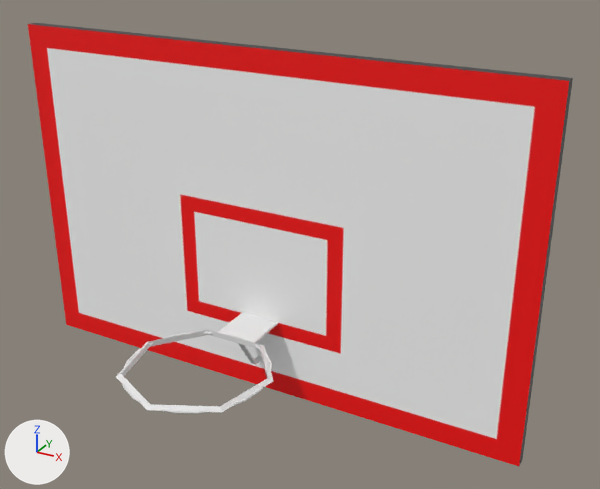
Before and after pictures for a commit that changed the Blender file Resources/Hoop/basketball.blend.
Camera for both pictures: a 50 mm camera at (2.73, -4.38, 2.82) aimed at (0.47, -0.28, 0.77). Arrows for +X, +Y and +Z are at lower left; the lights stay in place.

The first picture shows 'Hoop', 'HoopCollider', 'Rim'.
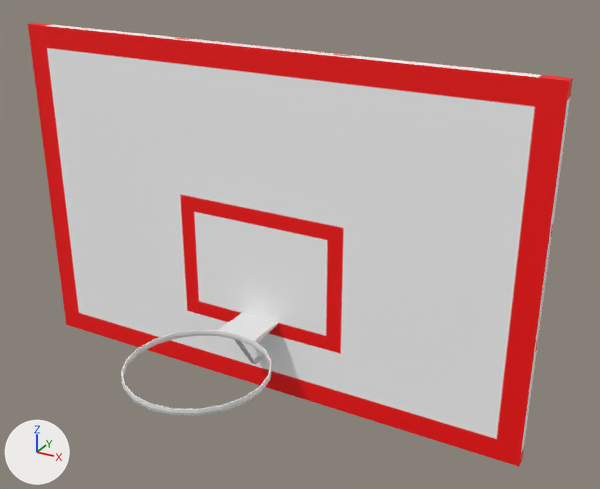
The change, as a diff of the scene's bpy script:
```diff
--- a/Resources/Hoop/basketball.blend.py
+++ b/Resources/Hoop/basketball.blend.py
@@ me_rim @@
 me_rim.from_pydata(...)  # 8 vertices, 6 faces; spans x -1.89..1.89, y 0.0..0.08, z -0.56..1.88
 # used by ob_rim; location = (0.0, 0.0, 0.0)
+# me_rim part 1: all 5 faces that had it switch from mat_back (black #3b3b3b) to mat_front
@@ ob_hoopcollider @@
 ob_hoopcollider.location = (0.0, 0.0, 0.0)
+ob_hoopcollider.hide_set(True)
```

What differs and where, as boxes (x1, y1, x2, y2) in the pictures (600 x 489 px):
'HoopCollider', hidden: before (116, 330, 273, 413)
part 1 of me_rim, recoloured: (31, 23, 573, 466) in both
